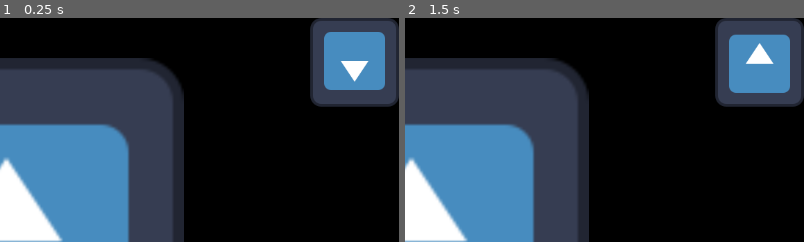
Above: before the commit, frames 1-2 (left to right).
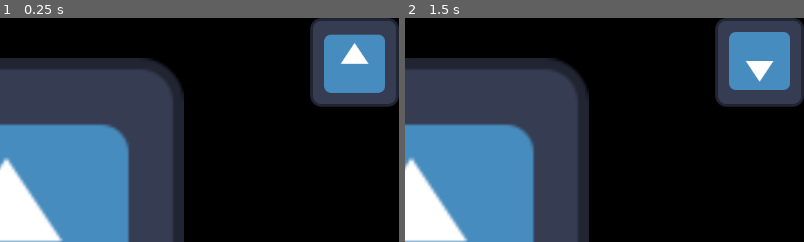
Above: after the commit, the same moments.

Repository: trevorbaughn/ludum-dare-56
Game: Godot game, scene res://main.tscn
Two runs of this game, one before a commit and one after it. Both use one fixed random seed, a clock stepped at 60 frames per second and the inputs below. The engine's default icon, where the game draws it, is replaced by a stand-in: a white triangle on a blue panel in a dark square.
Inputs (mouse positions are % of the whole screen's width and height, from its top left):
- Up to frame 1 (0.25 s): no input
- Up to frame 2 (1.5 s): click (94, 10) at 0.5 s; click (92, 85) at 1.25 s
The pictures show only the part of the screen within x 50-100%, y 0-50%; the shares and areas given below are measured in that part.

The runs differ from the first frame. In frame 1, 1.0% of the frame differs, in the area x 81-97%, y 6-34%; in frame 2, 1.0%.

Commit message:
capturing in main

Diff:
--- a/capture_button.gd
+++ b/capture_button.gd
@@ -1,6 +1,28 @@
 extends TextureButton
+signal capture_petri
+
+@export var wait_time: float = 3.0
+var wait: float
+var is_capturing: bool = false
+
+func _ready():
+	wait = wait_time
+
+func _process(delta: float) -> void:
+	if (is_capturing == true):
+		wait -= 1 * delta
+
+	if (wait <= 0):
+		capture_petri.emit()
+		wait = wait_time
 
 
-func _on_pressed() -> void:
+func _on_button_down() -> void:
+	print('down')
+	is_capturing = true
+	wait = wait_time
 
-	pass # Replace with function body.
+
+func _on_button_up() -> void:
+	print('up')
+	is_capturing = false
--- a/main.tscn
+++ b/main.tscn
@@ -1,15 +1,69 @@
-[gd_scene load_steps=9 format=3 uid="uid://evsjylwixarv"]
+[gd_scene load_steps=13 format=3 uid="uid://evsjylwixarv"]
 
 [ext_resource type="PackedScene" uid="uid://br81af7c7x62" path="res://scenes/prefabs/cell.tscn" id="1_8jtko"]
 [ext_resource type="Texture2D" uid="uid://c04sd2ge0u3x0" path="res://icon.svg" id="1_stixn"]
 [ext_resource type="Script" path="res://scenes/prefabs/cell.gd" id="2_rxsn3"]
 [ext_resource type="PackedScene" uid="uid://ypnvpop126a2" path="res://scenes/prefabs/drawer.tscn" id="3_hsewk"]
-[ext_resource type="PackedScene" uid="uid://d0wouk740bibs" path="res://scenes/ScreenCapture/ScreenCapturer.tscn" id="4_ytr26"]
-[ext_resource type="Texture2D" uid="uid://hif27udquwc2" path="res://Screenshots/Image_0.png" id="6_snobc"]
+[ext_resource type="PackedScene" uid="uid://dp88xhc5cfm2p" path="res://scenes/prefabs/petridish.tscn" id="4_1bunk"]
 [ext_resource type="Script" path="res://capture_button.gd" id="6_yudn2"]
 
-[sub_resource type="ViewportTexture" id="ViewportTexture_xrdko"]
+[sub_resource type="CompressedTexture2D" id="CompressedTexture2D_psgoa"]
+
+[sub_resource type="ViewportTexture" id="ViewportTexture_tcp3v"]
 viewport_path = NodePath("UI/CenterContainer/SubViewport")
+
+[sub_resource type="Animation" id="Animation_iv7xq"]
+resource_name = "move_in"
+length = 1.25
+tracks/0/type = "value"
+tracks/0/imported = false
+tracks/0/enabled = true
+tracks/0/path = NodePath(".:position")
+tracks/0/interp = 2
+tracks/0/loop_wrap = true
+tracks/0/keys = {
+"times": PackedFloat32Array(0, 1.25),
+"transitions": PackedFloat32Array(1, 1.8025),
+"update": 0,
+"values": [Vector2(330, -700), Vector2(330, 58)]
+}
+
+[sub_resource type="Animation" id="Animation_hvk5u"]
+length = 0.001
+tracks/0/type = "value"
+tracks/0/imported = false
+tracks/0/enabled = true
+tracks/0/path = NodePath(".:position")
+tracks/0/interp = 1
+tracks/0/loop_wrap = true
+tracks/0/keys = {
+"times": PackedFloat32Array(0),
+"transitions": PackedFloat32Array(1),
+"update": 0,
+"values": [Vector2(330, 58)]
+}
+
+[sub_resource type="Animation" id="Animation_wlgd3"]
+resource_name = "move_out"
+tracks/0/type = "value"
+tracks/0/imported = false
+tracks/0/enabled = true
+tracks/0/path = NodePath(".:position")
+tracks/0/interp = 2
+tracks/0/loop_wrap = true
+tracks/0/keys = {
+"times": PackedFloat32Array(0, 1),
+"transitions": PackedFloat32Array(0.435275, 0.366021),
+"update": 0,
+"values": [Vector2(330, 58), Vector2(330, -700)]
+}
+
+[sub_resource type="AnimationLibrary" id="AnimationLibrary_53sew"]
+_data = {
+"RESET": SubResource("Animation_hvk5u"),
+"move_in": SubResource("Animation_iv7xq"),
+"move_out": SubResource("Animation_wlgd3")
+}
 
 [node name="Node" type="Node"]
 
@@ -33,26 +87,7 @@
 offset_right = 40.0
 offset_bottom = 40.0
 
-[node name="SubViewport" type="SubViewport" parent="UI/CenterContainer"]
-
-[node name="ScreenCapturer" parent="UI/CenterContainer/SubViewport" instance=ExtResource("4_ytr26")]
-
-[node name="Control" type="Control" parent="UI/CenterContainer/SubViewport"]
-layout_mode = 3
-anchors_preset = 15
-anchor_right = 1.0
-anchor_bottom = 1.0
-grow_horizontal = 2
-grow_vertical = 2
-
-[node name="Dish" type="TextureRect" parent="UI/CenterContainer/SubViewport/Control"]
-layout_mode = 1
-anchors_preset = 15
-anchor_right = 1.0
-anchor_bottom = 1.0
-grow_horizontal = 2
-grow_vertical = 2
-texture = ExtResource("1_stixn")
+[node name="SubViewport" parent="UI/CenterContainer" instance=ExtResource("4_1bunk")]
 
 [node name="CaptureButton" type="TextureButton" parent="UI"]
 layout_mode = 1
@@ -66,15 +101,23 @@
 grow_horizontal = 0
 grow_vertical = 0
 texture_normal = ExtResource("1_stixn")
-texture_pressed = ExtResource("6_snobc")
+texture_pressed = SubResource("CompressedTexture2D_psgoa")
 stretch_mode = 0
 script = ExtResource("6_yudn2")
+wait_time = 1.5
 
 [node name="Subviewporty" type="TextureRect" parent="."]
 offset_left = 330.0
 offset_top = 58.0
 offset_right = 842.0
 offset_bottom = 570.0
-texture = SubResource("ViewportTexture_xrdko")
+texture = SubResource("ViewportTexture_tcp3v")
 
-[connection signal="pressed" from="UI/CaptureButton" to="UI/CaptureButton" method="_on_pressed"]
+[node name="AnimationPlayer" type="AnimationPlayer" parent="Subviewporty"]
+libraries = {
+"": SubResource("AnimationLibrary_53sew")
+}
+
+[connection signal="button_down" from="UI/CaptureButton" to="UI/CaptureButton" method="_on_button_down"]
+[connection signal="button_up" from="UI/CaptureButton" to="UI/CaptureButton" method="_on_button_up"]
+[connection signal="capture_petri" from="UI/CaptureButton" to="UI/CenterContainer/SubViewport" method="_on_capture_button_capture_petri"]
--- a/scenes/ScreenCapture/ScreenCaptureTestScene.tscn
+++ b/scenes/ScreenCapture/ScreenCaptureTestScene.tscn
@@ -1,6 +1,6 @@
 [gd_scene load_steps=4 format=3 uid="uid://bw4hyhecrbfhy"]
 
-[ext_resource type="PackedScene" uid="uid://d0wouk740bibs" path="res://scenes/ScreenCapture/ScreenCapturer.tscn" id="1_stfo2"]
+[ext_resource type="PackedScene" uid="uid://d0wouk740bibs" path="res://scenes/prefabs/ScreenCapturer.tscn" id="1_stfo2"]
 [ext_resource type="Texture2D" uid="uid://d381a6rstshup" path="res://scenes/ScreenCapture/Boogiepop.jpg" id="2_e6jhx"]
 
 [sub_resource type="GDScript" id="GDScript_q8j2h"]
--- a/scenes/ScreenCapture/ScreenCapturer.tscn
+++ b/scenes/prefabs/ScreenCapturer.tscn
@@ -1,6 +1,6 @@
 [gd_scene load_steps=2 format=3 uid="uid://d0wouk740bibs"]
 
-[ext_resource type="Script" path="res://scenes/ScreenCapture/screen_capturer.gd" id="1_bo1tn"]
+[ext_resource type="Script" path="res://scenes/prefabs/screen_capturer.gd" id="1_bo1tn"]
 
 [node name="ScreenCapturer" type="Node"]
 script = ExtResource("1_bo1tn")
--- a/scenes/prefabs/drawer.tscn
+++ b/scenes/prefabs/drawer.tscn
@@ -14,7 +14,6 @@
 grow_horizontal = 0
 
 [node name="DrawerClosed" type="TextureButton" parent="."]
-visible = false
 layout_mode = 1
 anchors_preset = 1
 anchor_left = 1.0
@@ -26,6 +25,7 @@
 script = ExtResource("2_enlte")
 
 [node name="DrawerOpen" type="TextureButton" parent="."]
+visible = false
 layout_mode = 1
 anchors_preset = 1
 anchor_left = 1.0
--- /dev/null
+++ b/scenes/prefabs/petridish.gd
@@ -0,0 +1,5 @@
+extends SubViewport
+
+
+func _on_capture_button_capture_petri() -> void:
+	$ScreenCapturer.ScreenShot()
--- /dev/null
+++ b/scenes/prefabs/petridish.tscn
@@ -0,0 +1,41 @@
+[gd_scene load_steps=6 format=3 uid="uid://dp88xhc5cfm2p"]
+
+[ext_resource type="PackedScene" uid="uid://d0wouk740bibs" path="res://scenes/prefabs/ScreenCapturer.tscn" id="1_7p43q"]
+[ext_resource type="Texture2D" uid="uid://c04sd2ge0u3x0" path="res://icon.svg" id="1_a0wwb"]
+[ext_resource type="Script" path="res://scenes/prefabs/petridish.gd" id="1_t5dsw"]
+
+[sub_resource type="Animation" id="Animation_2urrm"]
+resource_name = "move_in"
+
+[sub_resource type="AnimationLibrary" id="AnimationLibrary_ttm6i"]
+_data = {
+"move_in": SubResource("Animation_2urrm")
+}
+
+[node name="petridish" type="SubViewport"]
+script = ExtResource("1_t5dsw")
+
+[node name="Control" type="Control" parent="."]
+custom_minimum_size = Vector2(512, 512)
+layout_mode = 3
+anchors_preset = 15
+anchor_right = 1.0
+anchor_bottom = 1.0
+grow_horizontal = 2
+grow_vertical = 2
+
+[node name="TextureRect" type="TextureRect" parent="Control"]
+layout_mode = 1
+anchors_preset = 15
+anchor_right = 1.0
+anchor_bottom = 1.0
+grow_horizontal = 2
+grow_vertical = 2
+texture = ExtResource("1_a0wwb")
+
+[node name="AnimationPlayer" type="AnimationPlayer" parent="Control"]
+libraries = {
+"": SubResource("AnimationLibrary_ttm6i")
+}
+
+[node name="ScreenCapturer" parent="." instance=ExtResource("1_7p43q")]
--- a/scenes/ScreenCapture/screen_capturer.gd
+++ b/scenes/prefabs/screen_capturer.gd
@@ -9,9 +9,8 @@
 # note: the image numbers would have ideally gone up linearly, however due to godot creating .import files when it saves
 # the way I am calculating that number is no beuno, but whatever, so long as each image gets a unique file name it gets the job done
 
-func _process(delta: float) -> void:
-	if (Input.is_action_just_pressed("Screenshot-(Development)")):
-		ScreenShot();
+func _on_capture_button_capture_petri() -> void:
+	ScreenShot();
 
 func list_files_in_directory(path):
 	var dir = DirAccess.open("res://%s" % path);
Binary file removed: Screenshots/Image_0.png
Not shown, removed: Screenshots/Image_0.png.import
Binary file removed: Screenshots/Image_2.png
Not shown, removed: Screenshots/Image_2.png.import
